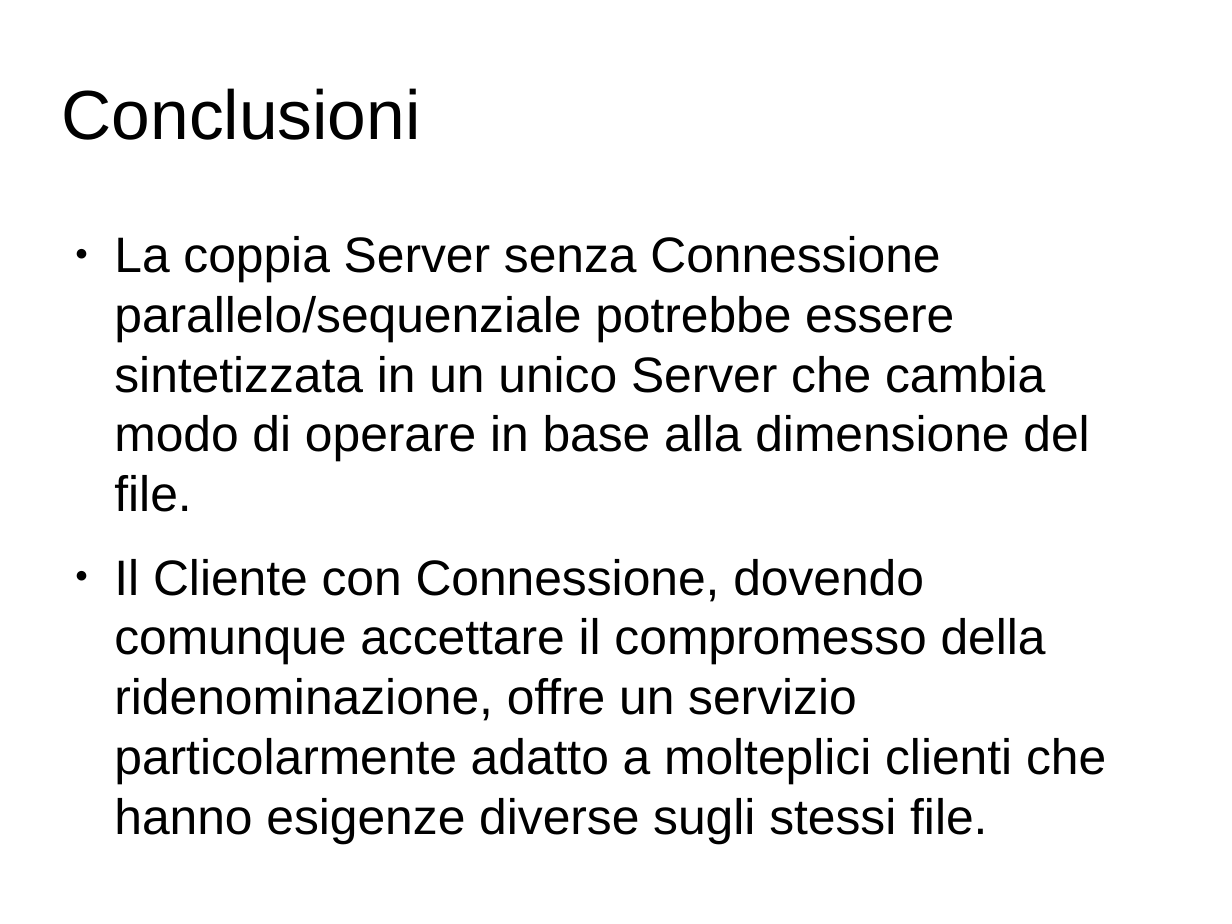
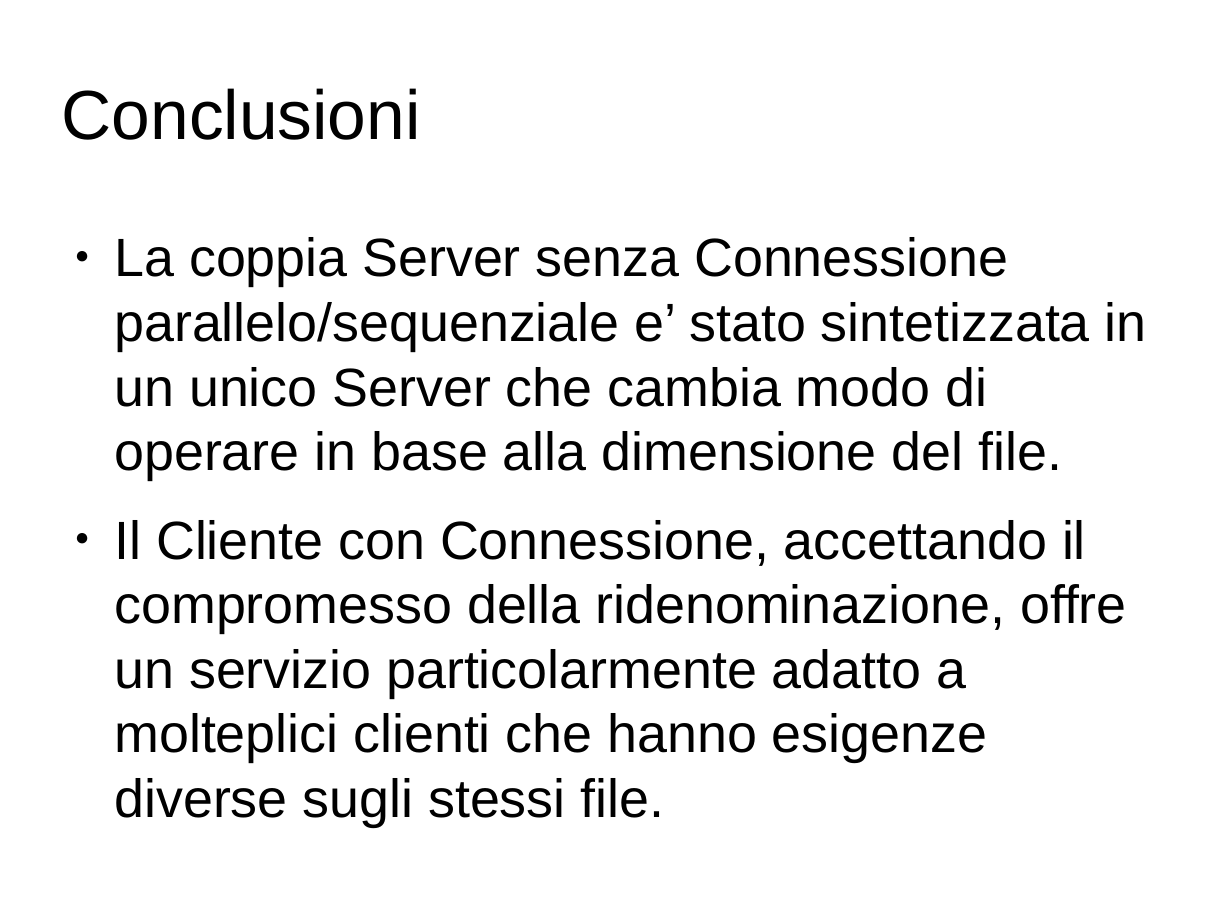
Before and after one commit to stefl3n/Esercitazione3, a slide deck: slide 6 of Project/Presentazione/Presentazione 3.odp. Drawn at 1232x924 pixels with LibreOffice and Linux fonts; fonts in the diff are those of the drawing; background and template pictures are left out. Boxes give left, top, right and bottom in pixels: in the first picture for what was removed or moved away, otherwise in the second. Text is boxed around its words. In the diff, an @@ line names an element or a change of style, - is before the commit and + after.

Commit message:
presentazione e pdf

```diff
--- a/Project/Presentazione/Presentazione 3.odp
+++ b/Project/Presentazione/Presentazione 3.odp
@@ text at <box>114,237,1147,762</box>: text changed; size 32.1 to 34.7 pt @@
-● La coppia Server senza Connessione parallelo/sequenziale potrebbe essere sintetizzata in un unico Server che cambia modo di operare in base alla dimensione del file.
-● Il Cliente con Connessione, dovendo comunque accettare il compromesso della ridenominazione, offre un servizio particolarmente adatto a molteplici clienti che hanno esigenze diverse sugli stessi file.
+● La coppia Server senza Connessione parallelo/sequenziale e’ stato sintetizzata in un unico Server che cambia modo di operare in base alla dimensione del file.
+● Il Cliente con Connessione, accettando il compromesso della ridenominazione, offre un servizio particolarmente adatto a molteplici clienti che hanno esigenze diverse sugli stessi file.
```
Also in this commit, not shown: 3 other slides changed, 1 other file.
